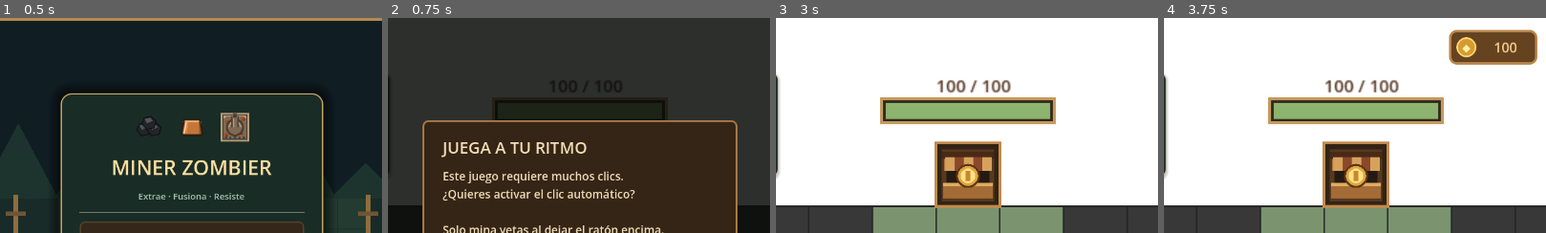
Above: before the commit, frames 1-4 (left to right).
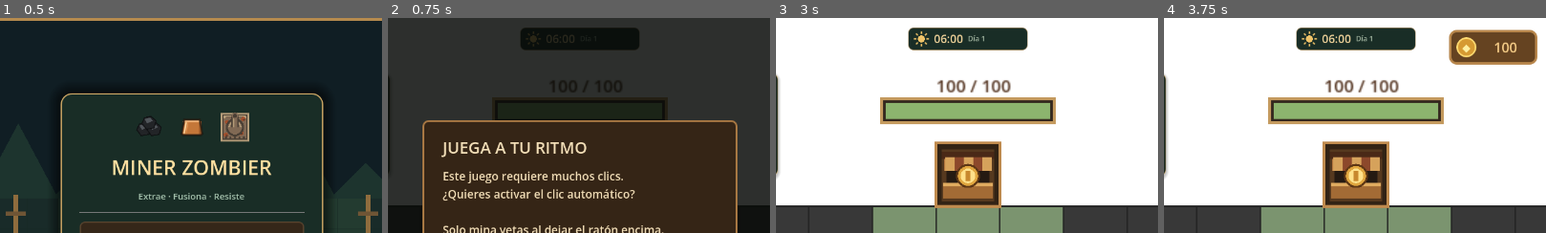
Above: after the commit, the same moments.

Repository: Therix13/MinerZombier
Game: Godot game, scene res://main.tscn
Same seed, same stepped clock (60 frames per second), same inputs: the game is played once before the commit and once after it.
Inputs (mouse positions are % of the whole screen's width and height, from its top left):
- Up to frame 1 (0.5 s): no input
- Up to frame 2 (0.75 s): click "NUEVA PARTIDA" at 0.5 s
- Up to frame 3 (3 s): click "ACTIVAR CLIC AUTOMÁTICO" at 1.25 s; tap Enter at 2 s; move the mouse to (72, 45) at 2.02 s; tap Backspace at 2.1 s; click (72, 45) at 2.17 s; click "Omitir" at 2.75 s
- Up to frame 4 (3.75 s): click "☰" at 3.5 s
The pictures show only the part of the screen within x 25-75%, y 0-50%; the shares and areas given below are measured in that part.

Frame 1 is identical in both runs. In frame 2, 3.0% of the frame differs, in the area x 34-66%, y 4-15%; in frame 3, 3.3%, in the area x 34-66%, y 4-16%; in frame 4, 3.3%.

Commit message:
Show compact sun and moon clock and allow resource sales at night

Diff:
--- a/Scripts/phase_clock.gd
+++ b/Scripts/phase_clock.gd
@@ -2,12 +2,25 @@
 
 var game: Node2D
 var time_label: Label
-var detail: Label
+var day_label: Label
+var phase_icon: PhaseIcon
 var action: Button
-var bar: ProgressBar
 var last_state: Array = []
 var speed_controls: HBoxContainer
 var night_speed: int = 1
+
+class PhaseIcon extends Control:
+	var night: bool = false
+	func _draw() -> void:
+		var center := size * 0.5
+		if night:
+			draw_circle(center,10,Color("#d1e2e6"))
+			draw_circle(center + Vector2(5,-4),9,Color("#192d26"))
+		else:
+			draw_circle(center,6,Color("#efc368"))
+			for i in range(8):
+				var ray := Vector2.RIGHT.rotated(i * TAU / 8)
+				draw_line(center + ray * 9,center + ray * 12,Color("#efc368"),2,true)
 
 class SpeedButton extends Button:
 	var multiplier: int = 1
@@ -29,34 +42,33 @@
 	mouse_filter = Control.MOUSE_FILTER_IGNORE
 	var panel := PanelContainer.new()
 	panel.set_anchors_and_offsets_preset(Control.PRESET_FULL_RECT)
-	var style: StyleBoxFlat = game.shop.create_style("#192d26","#b98b50",2,10)
-	style.content_margin_left = 12
-	style.content_margin_right = 12
-	style.content_margin_top = 8
-	style.content_margin_bottom = 8
+	var style: StyleBoxFlat = game.shop.create_style("#192d26","#8f7952",1,8)
+	style.content_margin_left = 9
+	style.content_margin_right = 9
+	style.content_margin_top = 5
+	style.content_margin_bottom = 5
 	panel.add_theme_stylebox_override("panel",style)
 	add_child(panel)
-	var column := VBoxContainer.new()
-	column.add_theme_constant_override("separation",3)
-	panel.add_child(column)
-	time_label = game.shop.create_label("",17,Color("#f0d39a"))
-	time_label.horizontal_alignment = HORIZONTAL_ALIGNMENT_CENTER
-	column.add_child(time_label)
-	bar = ProgressBar.new()
-	bar.custom_minimum_size.y = 5
-	bar.show_percentage = false
-	bar.add_theme_stylebox_override("background",game.shop.create_style("#304335","#304335",0,3))
-	bar.add_theme_stylebox_override("fill",game.shop.create_style("#d6ae67","#d6ae67",0,3))
-	bar.mouse_filter = Control.MOUSE_FILTER_IGNORE
-	column.add_child(bar)
-	detail = game.shop.create_label("",10,Color("#b6c9b0"))
-	detail.horizontal_alignment = HORIZONTAL_ALIGNMENT_CENTER
-	detail.autowrap_mode = TextServer.AUTOWRAP_WORD_SMART
-	column.add_child(detail)
-	action = game.shop.create_button("Adelantar noche")
-	action.custom_minimum_size.y = 28
+	var row := HBoxContainer.new()
+	row.add_theme_constant_override("separation",8)
+	panel.add_child(row)
+	phase_icon = PhaseIcon.new()
+	phase_icon.custom_minimum_size = Vector2(26,26)
+	phase_icon.mouse_filter = Control.MOUSE_FILTER_IGNORE
+	row.add_child(phase_icon)
+	time_label = game.shop.create_label("06:00",19,Color("#f0d39a"))
+	time_label.autowrap_mode = TextServer.AUTOWRAP_OFF
+	time_label.vertical_alignment = VERTICAL_ALIGNMENT_CENTER
+	row.add_child(time_label)
+	day_label = game.shop.create_label("",12,Color("#a7baa4"))
+	day_label.autowrap_mode = TextServer.AUTOWRAP_OFF
+	day_label.vertical_alignment = VERTICAL_ALIGNMENT_CENTER
+	row.add_child(day_label)
+	action = game.shop.create_button("»")
+	action.custom_minimum_size = Vector2(28,26)
+	action.tooltip_text = "Adelantar hasta las 22:00"
 	action.pressed.connect(on_action)
-	column.add_child(action)
+	row.add_child(action)
 	build_speed_controls()
 	game.cycle.changed.connect(sync_speed)
 	update_layout()
@@ -102,7 +114,7 @@
 
 func update_layout() -> void:
 	var logical: Vector2 = get_viewport().get_visible_rect().size / game.ui_layer.scale.x
-	size = Vector2(300,92 if game.cycle.is_night else 116)
+	size = Vector2(260 if game.cycle.defeated else 200,38)
 	position = Vector2((logical.x - size.x) * 0.5,16)
 	if speed_controls != null: speed_controls.position = Vector2(80,20) - position
 
@@ -120,25 +132,37 @@
 	sync_speed()
 	update_clock()
 
+func clock_minutes() -> int:
+	if game.cycle.is_night:
+		var elapsed: float = clampf(game.zombie_manager.wave_elapsed,0.0,120.0)
+		return (22 * 60 + floori(elapsed / 120.0 * 8 * 60)) % (24 * 60)
+	var elapsed: float = 300.0 - clampf(game.cycle.day_remaining,0.0,300.0)
+	# The first day's tutorial is untimed and stays at sunrise until night begins.
+	if game.cycle.day == 1: elapsed = 0.0
+	return 6 * 60 + floori(elapsed / 300.0 * 16 * 60)
+
 func update_clock() -> void:
 	var cycle: RefCounted = game.cycle
-	visible = cycle.day > 1 or cycle.is_night or cycle.defeated
-	if not visible: return
-	var remaining: float = game.zombie_manager.remaining_time() if cycle.is_night else cycle.day_remaining
-	var seconds: int = ceili(remaining)
-	var signature: Array = [seconds,cycle.day,cycle.is_night,cycle.defeated,cycle.can_start_night(),game.zombie_manager.retreat_started]
+	visible = true
+	var minutes: int = clock_minutes()
+	var signature: Array = [minutes,cycle.day,cycle.is_night,cycle.defeated,cycle.can_start_night()]
 	if signature == last_state: return
 	last_state = signature
 	update_layout()
-	time_label.text = "%s %d · %02d:%02d" % ["HORDA" if cycle.is_night else "DÍA",cycle.day,seconds / 60,seconds % 60]
-	bar.max_value = 120 if cycle.is_night else 300
-	bar.value = remaining
-	detail.text = game.zombie_manager.announcement() + "\nClic en un zombi para priorizarlo" if cycle.is_night else "Gestiona la base · La noche comenzará automáticamente"
-	action.visible = not cycle.is_night
+	time_label.text = "%02d:%02d" % [minutes / 60,minutes % 60]
+	day_label.text = "Día %d" % cycle.day
+	phase_icon.night = cycle.is_night
+	phase_icon.queue_redraw()
+	tooltip_text = "Noche · 22:00–06:00 · 2 minutos\nClic en un zombi para priorizarlo" if cycle.is_night else "Día · 06:00–22:00 · 5 minutos"
+	if cycle.day == 1 and not cycle.is_night: tooltip_text = "Día 1 · Completa el tutorial para comenzar la primera noche"
+	action.text = "»"
+	action.tooltip_text = "Adelantar hasta las 22:00"
+	action.visible = not cycle.is_night and cycle.can_start_night()
 	action.disabled = not cycle.can_start_night()
 	if cycle.defeated:
-		time_label.text = "BASE DESTRUIDA"
-		detail.text = "La horda ha roto la entrada."
-		action.text = "Nueva partida"
+		time_label.text = "Base destruida"
+		day_label.text = ""
+		action.text = "↻"
+		action.tooltip_text = "Nueva partida"
 		action.visible = true
 		action.disabled = false
--- a/Scripts/world_interactions.gd
+++ b/Scripts/world_interactions.gd
@@ -82,7 +82,7 @@
 func can_drop(kind: String, source: Vector2i, destination: Vector2i) -> bool:
 	if not phase_allows() or (not grid.owned_tiles.has(source) and not grid.defense_tiles.has(source)) or not has_kind(source, kind) or not game.get("cycle").allows_interaction(kind, source, destination, true):
 		return false
-	if destination == grid.sale_cell and kind != "nugget": return can_sell(kind, source)
+	if destination == grid.sale_cell: return kind == "nugget" or can_sell(kind, source)
 	if kind == "blueprint": return game.get_node("Construction").can_move(source,destination)
 	if kind == "launcher" and game.get("launchers").can_fuse(source,destination):
 		return not game.get("cycle").is_night
--- /dev/null
+++ b/tests/day_clock_sales.gd
@@ -0,0 +1,65 @@
+extends "res://tests/interactions.gd"
+
+func run_checks() -> void:
+	game = load("res://main.tscn").instantiate()
+	root.add_child(game)
+	current_scene = game
+	await settle()
+	game.set_process(false)
+	mover = game.get_node("WorldInteractions")
+	game.cycle.skip_tutorial()
+	game.cycle.day = 2
+	game.cycle.day_remaining = 300
+	var clock: Control = game.phase_clock
+	clock.update_clock()
+	check(clock.time_label.text == "06:00" and not clock.phase_icon.night,"Five-minute preparation begins at 06:00 with a sun")
+	check(clock.size.y <= 42,"The day HUD is a single compact row")
+	game.cycle.advance_day(150)
+	clock.update_clock()
+	check(clock.time_label.text == "14:00","Half the preparation phase advances eight game hours")
+	check(game.cycle.advance_day(150),"The sixteen-hour day still lasts exactly 300 simulated seconds")
+	clock.update_clock()
+	check(clock.time_label.text == "22:00","The day reaches 22:00 before the horde")
+	game.cycle.barrier_broken = true
+	game.cycle.start_night(true)
+	game.zombie_manager.start_wave(2)
+	game.zombie_manager.set_process(false)
+	clock.update_clock()
+	check(clock.time_label.text == "22:00" and clock.phase_icon.night,"Night starts at 22:00 with a moon")
+	for elapsed in [30.0,60.0,119.75,120.0]:
+		game.zombie_manager.wave_elapsed = elapsed
+		clock.update_clock()
+		var expected: String = {30.0:"00:00",60.0:"02:00",119.75:"05:59",120.0:"06:00"}[elapsed]
+		check(clock.time_label.text == expected,"Night wraps midnight correctly at " + expected)
+	game.zombie_manager.wave_elapsed = 60
+	var saves: Node = game.get_node("SaveGame")
+	check(saves.restore_snapshot(saves.snapshot()),"Existing phase counters remain compatible with saves")
+	game.zombie_manager.set_process(false)
+	clock.update_clock()
+	check(clock.time_label.text == "02:00","Reload restores the correct time of night")
+	game.camera_controller.stop_transition()
+	game.camera_controller.set_defense_view(false)
+	game.camera_controller.stop_transition()
+	game.shop.set_view_mode(false)
+	var source := Vector2i(15,1)
+	for kind: String in ["coal_4","copper_ingot_3"]:
+		game.mining.items_for(kind)[source] = 1
+		var coins: int = game.economy.coins
+		await drag(source,game.grid.sale_cell)
+		check(game.mining.nuggets_at(source) == 0 and game.economy.coins == coins + game.economy.sale_value(kind),"A real night drag sells " + kind + " for its full price")
+	game.mining.items_for("coal")[source] = 1
+	paused = true
+	check(not mover.can_drop("nugget",source,game.grid.sale_cell),"Paused gameplay still blocks selling")
+	paused = false
+	game.cycle.complete_night()
+	clock.update_clock()
+	await settle()
+	check(clock.get_child(0).size.y <= 42 and clock.time_label.size.y <= 28,"Rendered panel and clock stay on a single short row")
+	check(clock.time_label.text == "06:00" and not clock.phase_icon.night,"Dawn begins the next five-minute day at 06:00")
+	if DisplayServer.get_name() != "headless":
+		await RenderingServer.frame_post_draw
+		root.get_texture().get_image().save_png("/tmp/compact-day-clock.png")
+	print("RESULT: %d passed, %d failed; day clock and night sales" % [passed,failed])
+	game.queue_free()
+	await settle()
+	quit(1 if failed else 0)
--- a/tests/horde_visual.gd
+++ b/tests/horde_visual.gd
@@ -58,7 +58,7 @@
 	await mouse_button(at,false)
 	check(boss.focused and game.launchers.focused_enemy.get_ref() == boss,"Clicking a live boss selects it as the priority target")
 	check(not game.shop.get_node("CyclePanel").visible and game.get_node_or_null("TutorialGuide") == null,"No tutorial window or logic remains in later hordes")
-	check(game.phase_clock.visible and "02:00" in game.phase_clock.time_label.text,"The compact night clock displays two minutes")
+	check(game.phase_clock.visible and "22:00" in game.phase_clock.time_label.text,"The compact night clock begins at 22:00")
 	check(manager.living_zombies().size() == 7,"All seven enemy types share the battlefield")
 	for enemy: Node2D in manager.living_zombies():
 		check(enemy.body_sprite.texture == preload("res://Scripts/zombie.gd").get_body_atlas(),"Special enemy reuses the shared body texture: " + enemy.archetype)
